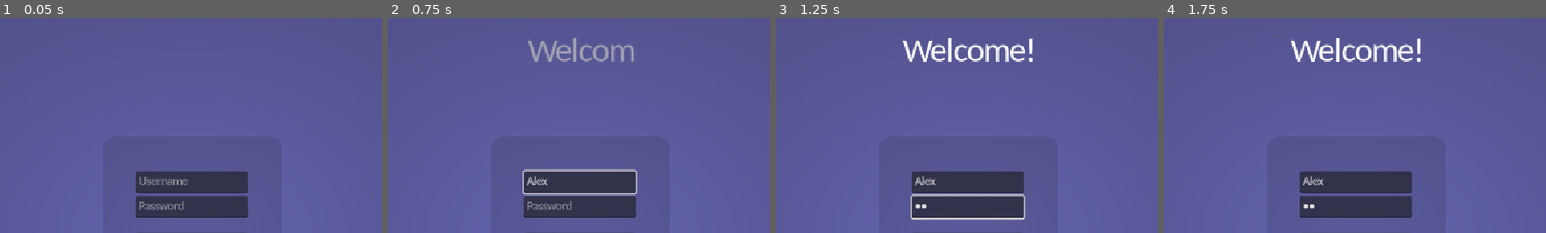
Above: before the commit, frames 1-4 (left to right).
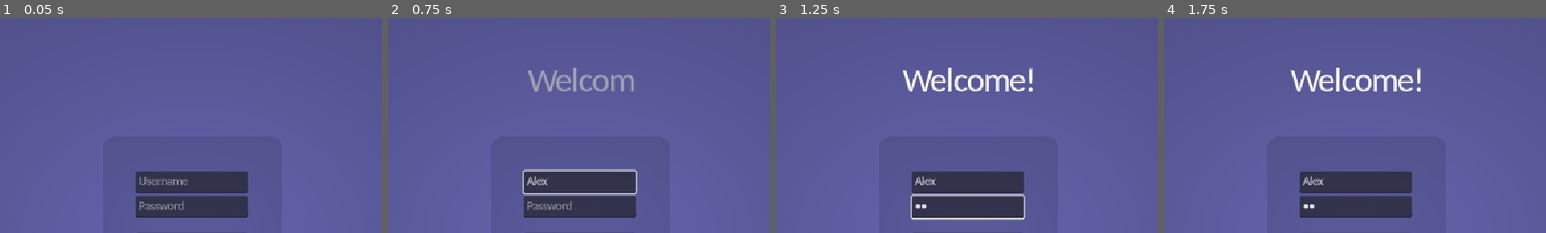
Above: after the commit, the same moments.

Repository: clride/Pernu
Game: Godot game, scene res://UI/login.tscn
Same seed, same stepped clock (60 frames per second), same inputs: the game is played once before the commit and once after it.
Inputs (mouse positions are % of the whole screen's width and height, from its top left):
- Up to frame 1 (0.05 s): no input
- Up to frame 2 (0.75 s): click (50, 38) at 0.52 s; type "Alex" at 0.6 s
- Up to frame 3 (1.25 s): click (50, 44) at 0.75 s; type "12" at 0.83 s
- Up to frame 4 (1.75 s): click "Login" at 1.25 s
The pictures show only the part of the screen within x 25-75%, y 0-50%; the shares and areas given below are measured in that part.

Frame 1 is identical in both runs. In frame 2, 2.0% of the frame differs, in the area x 36-65%, y 9-35%; in frame 3, 3.1%, in the area x 33-68%, y 9-35%; in frame 4, 3.1%.

Commit message:
Login Menu Offset Adjustment

Diff:
--- a/app/UI/login.tscn
+++ b/app/UI/login.tscn
@@ -83,13 +83,15 @@
 
 [node name="RichTextLabel" type="RichTextLabel" parent="." unique_id=1286787122]
 layout_mode = 1
-anchors_preset = 5
+anchors_preset = -1
 anchor_left = 0.5
+anchor_top = 0.162
 anchor_right = 0.5
+anchor_bottom = 0.162
 offset_left = -192.0
-offset_top = 54.035
+offset_top = -9.975998
 offset_right = 195.0
-offset_bottom = 156.0335
+offset_bottom = 51.057495
 grow_horizontal = 2
 theme_override_colors/default_color = Color(0, 0, 0, 0)
 theme_override_font_sizes/normal_font_size = 44
